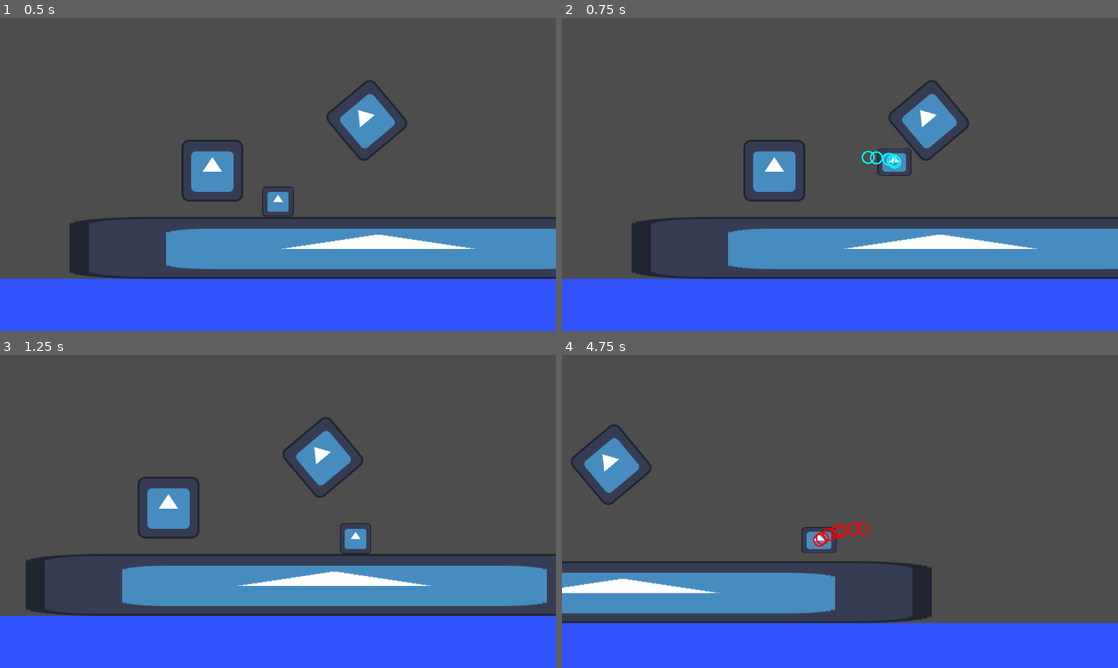
Above: before the commit, frames 1-4 (two rows, left to right).
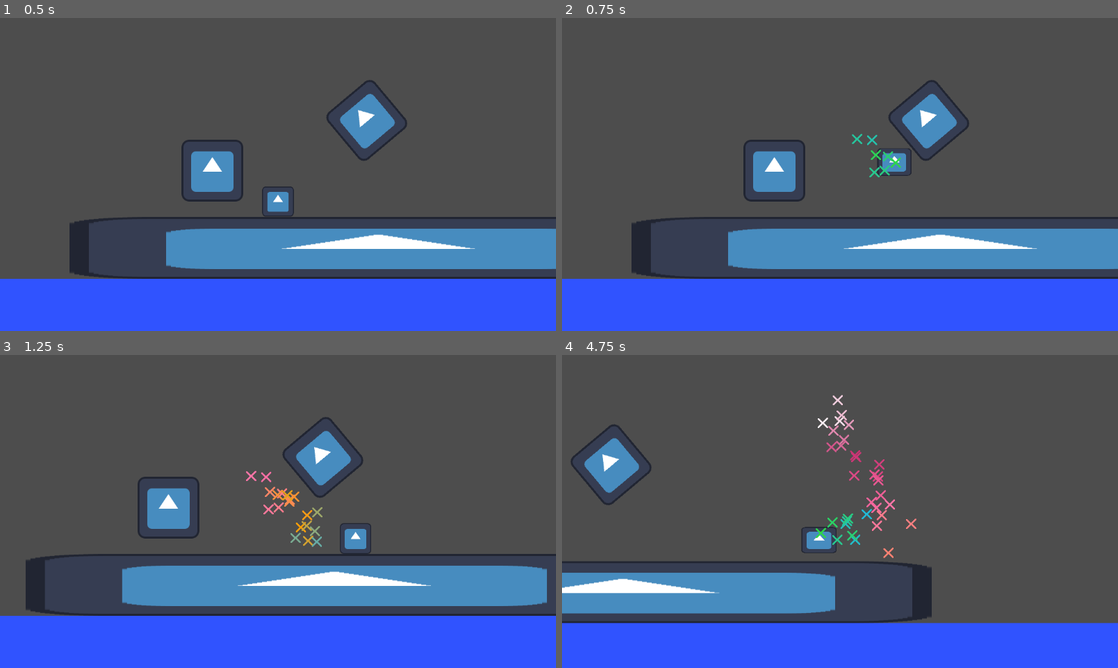
Above: after the commit, the same moments.

Repository: devmanso/gd4platformer2d
Game: Godot game, scene res://world.tscn
Two runs of this game, one before a commit and one after it. Both use one fixed random seed, a clock stepped at 60 frames per second and the inputs below. The engine's default icon, where the game draws it, is replaced by a stand-in: a white triangle on a blue panel in a dark square.
Inputs (mouse positions are in pixels of both pictures, inside the frame that each line leads up to):
- Up to frame 1 (0.5 s): no input
- Up to frame 2 (0.75 s): tap Enter (ui_accept) at 0.5 s; move the mouse to (962, 158) at 0.52 s; hold Right (ui_right) from 0.53 s (still down); tap Shift (dash) at 0.6 s
- Up to frame 3 (1.25 s): keep holding Right (ui_right); tap Enter (ui_accept) at 0.77 s
- Up to frame 4 (4.75 s): move the mouse to (728, 527) at 1.27 s; tap Shift (dash) at 1.35, 2.3, 2.85, 3.6, 4.55 s; tap Enter (ui_accept) at 1.52, 3.02, 3.77, 4.52 s; move the mouse to (895, 442) at 2.02 s; release Right (ui_right) at 2.03 s; hold Left (ui_left) 2.03-2.78 s; hold Tab (look) 2.03-2.78 s; move the mouse to (812, 574) at 2.77 s; hold Right (ui_right) 2.78-4.28 s; move the mouse to (1006, 558) at 3.52 s; move the mouse to (673, 464) at 4.27 s; hold Left (ui_left) from 4.28 s (still down); tap Tab (look) at 4.35 s

Frame 1 is identical in both runs. In frame 2, 0.3% of the frame differs, in the area x 52-61%, y 36-51%; in frame 3, 0.5%; in frame 4, 1.1%, in the area x 45-64%, y 12-65%.

Commit message:
improved dash effect, but not there yet

Diff:
--- a/player/player.gd
+++ b/player/player.gd
@@ -47,6 +47,7 @@
 var is_dashing : bool = false
 var colors : Array[Color] = [Color.WHITE, Color.AQUA, Color.RED,
 Color.YELLOW, Color.HOT_PINK, Color.GREEN]
+var should_emit_dash_trail : bool = false
 
 func is_in_water() -> bool:
 	# check if water is in scenetree:
@@ -115,9 +116,11 @@
 
 
 func start_dash():
+	should_emit_dash_trail = true
 	can_dash = false
 	is_dashing = true
 	dash_timer.start(dash_duration)
+	dash_circle_particle.emitting = true
 
 	var input_dir = Vector2.ZERO
 	input_dir.x = Input.get_axis("ui_left", "ui_right")
@@ -155,11 +158,13 @@
 	else:
 		bubble_particle.emitting = false
 
-	if is_dashing:
-		dash_circle_particle.emitting = true
-
-	else:
-		dash_circle_particle.emitting = false
+	## this part of the code!!!
+	#if is_dashing and !is_on_floor():
+		#dash_circle_particle.emitting = true
+	#elif !is_dashing and !is_on_floor():
+		#dash_circle_particle.emitting = true
+	#elif !is_dashing and is_on_floor():
+		#dash_circle_particle.emitting = false
 
 	if health <= 0:
 		die()
@@ -227,6 +232,11 @@
 
 		move_and_slide()
 
+		if is_on_floor():
+			should_emit_dash_trail = false
+			dash_circle_particle.emitting = false
+
+
 # signal shit should go here
 
 func _on_damage_timer_timeout() -> void:
@@ -243,17 +253,14 @@
 	if !is_in_water():
 		sprite.self_modulate = regular_color
 
-
 func _on_restart_button_pressed() -> void:
 	get_tree().reload_current_scene()
 
-
 func _on_dash_timer_timeout() -> void:
 	is_dashing = false
 
-
 func _on_dash_particle_timer_timeout() -> void:
-
-	var index = randf_range(0, colors.size())
-
-	dash_circle_particle.self_modulate = colors[index]
+	pass
+	#var index = randf_range(0, colors.size())
+	#dash_circle_particle.position.y = randf_range(-20, 20)
+	#dash_circle_particle.self_modulate = colors[index]
--- a/player/player.tscn
+++ b/player/player.tscn
@@ -1,14 +1,19 @@
-[gd_scene load_steps=8 format=3 uid="uid://bhu2cfvo5qya1"]
+[gd_scene load_steps=9 format=3 uid="uid://bhu2cfvo5qya1"]
 
 [ext_resource type="Script" path="res://player/player.gd" id="1_n7sqs"]
 [ext_resource type="Texture2D" uid="uid://dteyh3t3y2djh" path="res://icon.svg" id="2_k77o2"]
 [ext_resource type="PackedScene" uid="uid://bvnw7uiv8ynbw" path="res://player/PlayerCamera.tscn" id="3_uq8j8"]
 [ext_resource type="Texture2D" uid="uid://c3oyrg7dq5p78" path="res://player/bubble.png" id="4_ca56c"]
 [ext_resource type="PackedScene" uid="uid://dy4ks821tkfro" path="res://player/death_screen.tscn" id="4_f7mkn"]
-[ext_resource type="Texture2D" uid="uid://d53odh3l1h6f" path="res://player/dash_effect_circle.png" id="6_13j4g"]
+[ext_resource type="Texture2D" uid="uid://dqmy0hprmxar7" path="res://player/dash_effect_x.png" id="6_ta3sp"]
 
 [sub_resource type="RectangleShape2D" id="RectangleShape2D_l3v5m"]
 size = Vector2(128, 128)
+
+[sub_resource type="Gradient" id="Gradient_nh1bg"]
+offsets = PackedFloat32Array(0, 0.2, 0.4, 0.6, 0.8, 1)
+colors = PackedColorArray(0.180392, 0.843137, 0.282353, 1, 0.12549, 0.701961, 0.952941, 1, 0.964706, 0.619608, 0.0352941, 1, 1, 0.458824, 0.658824, 1, 0.784314, 0.2, 0.45098, 1, 1, 1, 1, 1)
+metadata/_snap_enabled = true
 
 [node name="Player" type="CharacterBody2D"]
 script = ExtResource("1_n7sqs")
@@ -65,10 +70,12 @@
 
 [node name="DashParticleCircle" type="CPUParticles2D" parent="."]
 emitting = false
-amount = 15
-lifetime = 0.4
-texture = ExtResource("6_13j4g")
+amount = 50
+texture = ExtResource("6_ta3sp")
+emission_shape = 1
+emission_sphere_radius = 50.0
 gravity = Vector2(0, 0)
+color_ramp = SubResource("Gradient_nh1bg")
 
 [connection signal="pressed" from="Camera/RestartButtonController/RestartButton" to="." method="_on_restart_button_pressed"]
 [connection signal="timeout" from="DamageTimer" to="." method="_on_damage_timer_timeout"]
